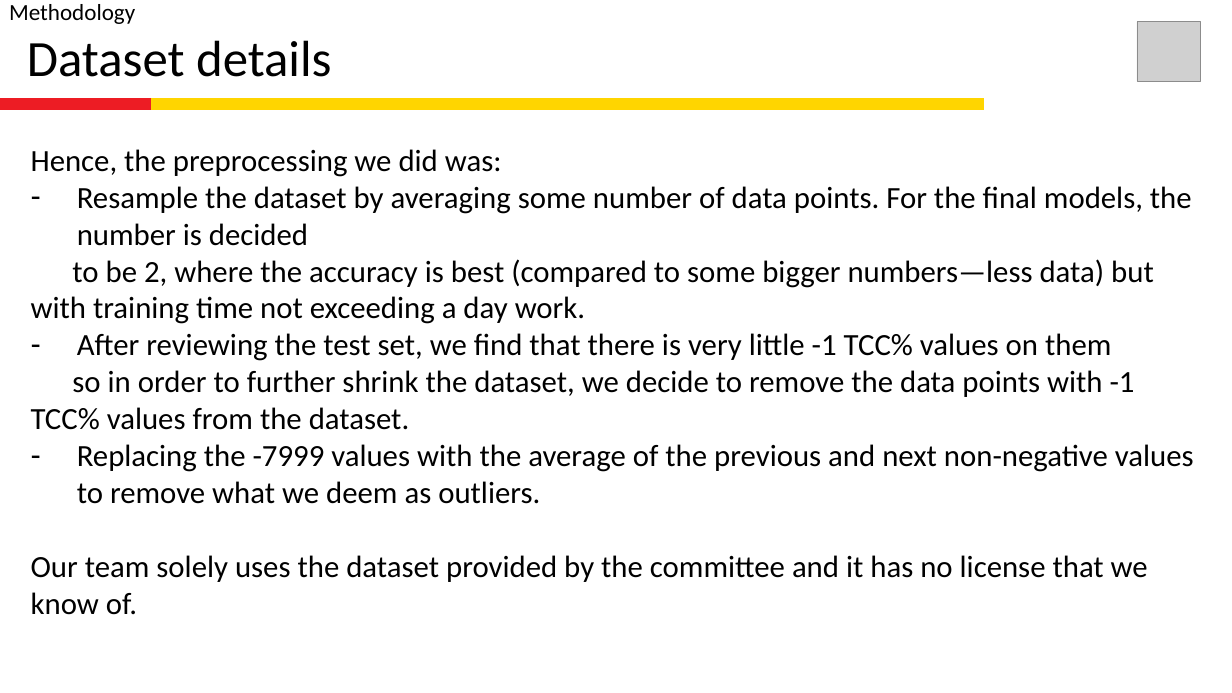
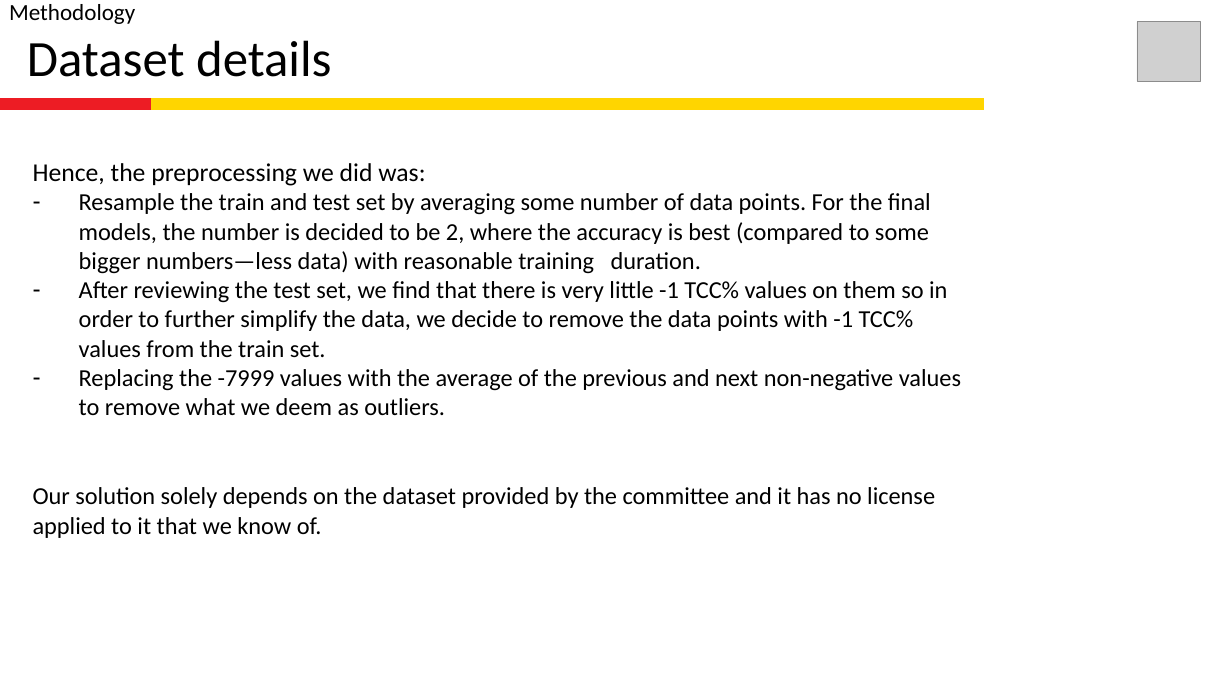
Before and after one commit to paramudya/alexandra-for-shellai, a slide deck: slide 4 of alexandra_pitch-stage1-v1.pptx (slide 3 before the commit). Drawn at 1232x693 pixels with LibreOffice and Linux fonts; fonts in the diff are those of the drawing; grey boxes stand for pictures; background and template pictures are left out. Boxes give left, top, right and bottom in pixels: in the first picture for what was removed or moved away, otherwise in the second. Text is boxed around its words. In the diff, an @@ line names an element or a change of style, - is before the commit and + after.

```diff
--- a/alexandra_pitch-stage1-v1.pptx
+++ b/alexandra_pitch-stage1-v1.pptx
@@ rectangle: place and size @@
-rectangle at <box>0,104,1232,625</box>
+rectangle at <box>0,104,1232,693</box>
@@ text "Hence, the preprocessing we did ...": place and size @@
-text "Hence, the preprocessing we did ..." at <box>31,149,1194,615</box>
+text "Hence, the preprocessing we did ..." at <box>33,163,961,538</box>
@@ text at <box>33,163,961,415</box>: size 24 to 20 pt in "Hence, the preprocessing we did was:"; size 24 to 19 pt in "Replacing the -7999 values with the average ..." @@
@@ text at <box>79,193,947,357</box>: text changed; size 24 to 19 pt @@
-– Resample the dataset by averaging some number of data points. For the final models, the number is decided
-to be 2, where the accuracy is best (compared to some bigger numbers—less data) but with training time not exceeding a day work.
-– After reviewing the test set, we find that there is very little -1 TCC% values on them
-so in order to further shrink the dataset, we decide to remove the data points with -1 TCC% values from the dataset.
+– Resample the train and test set by averaging some number of data points. For the final models, the number is decided to be 2, where the accuracy is best (compared to some bigger numbers—less data) with reasonable training duration.
+– After reviewing the test set, we find that there is very little -1 TCC% values on them so in order to further simplify the data, we decide to remove the data points with -1 TCC% values from the train set.
@@ text at <box>33,487,935,538</box>: text changed; size 24 to 19 pt @@
-Our team solely uses the dataset provided by the committee and it has no license that we know of.
+Our solution solely depends on the dataset provided by the committee and it has no license applied to it that we know of.
```
Also in this commit, not shown: 6 other slides changed, 2 slides added, 1 other file.
